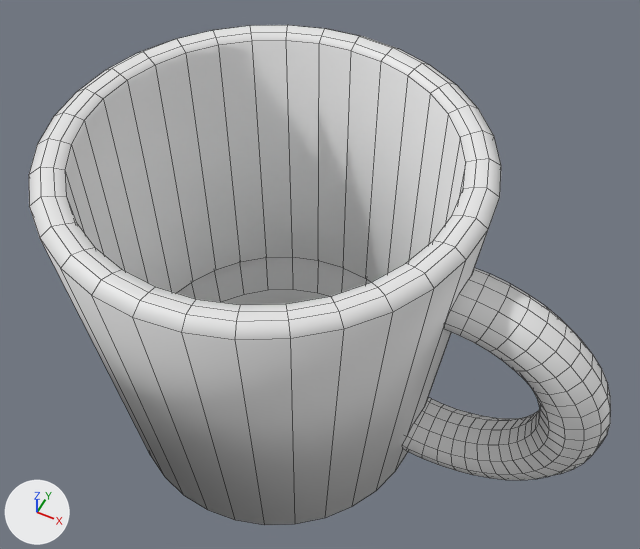
Two versions of the FBX model Assets/Models/Cup.fbx, one commit apart.
Both versions are drawn from a camera (50 mm lens) standing at (1.87, -3.1, 5.33) and looking at (0.26, 0.12, 1.31). The axes (+X, +Y, +Z) are drawn at lower left. The lights are the same throughout. Mesh edges are drawn as thin lines. Where no turn or scale is listed for an object, it has been applied to the vertices. Vertices at the same position are counted once.
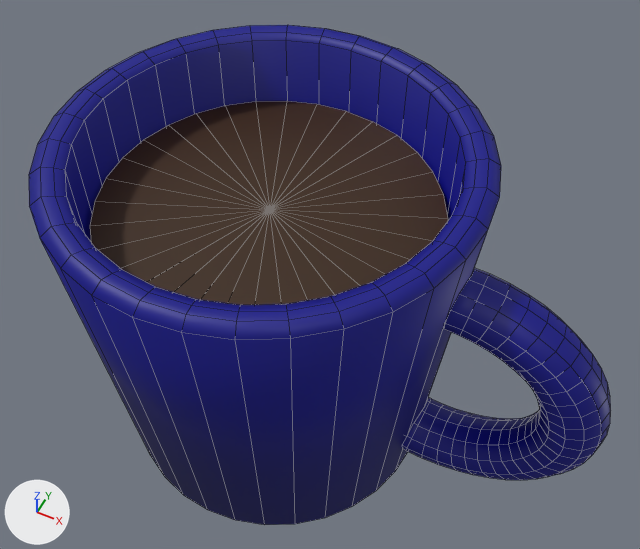
Where the newer file only moved an object's origin or applied its transform, the numbers keep the older frame.

Pixel boxes [x1, y1, x2, y2] of what changed, in the pictures (640 x 549 px):
part 1 of me_torus, added (brown)
    after: [90, 101, 448, 305]
part 2 of me_torus, recoloured (grey to blue)
    both: [29, 25, 611, 525]

The change, as a diff of the scene's bpy script:
```diff
--- a/Assets/Models/Cup.fbx.py
+++ b/Assets/Models/Cup.fbx.py
@@ mat_cup @@
+mat_cup = principled_material('Cup')
+mat_cup.base_color = (0.0, 0.00039, 0.246)  # blue #000188
@@ mat_liquid @@
+mat_liquid = principled_material('Liquid')
+mat_liquid.base_color = (0.0419, 0.0149, 0.00103)  # brown #3a2103
@@ me_torus @@
 # used by ob_torus; location = (1.153, -0.048, 1.079)
-me_torus.from_pydata(...)  # 540 vertices, 488 faces; spans x -2.39..0.96, y -1.19..1.28, z -1.08..1.21
+me_torus.from_pydata(...)  # 573 vertices, 520 faces; spans x -2.39..0.96, y -1.19..1.28, z -1.08..1.21
+# me_torus part 1: a new loose piece of 33 vertices spanning x -2.15..-0.15, y -0.95..1.05, z 0.77, in mat_liquid (brown #3a2103)
+# me_torus part 2: 488 faces spanning x -2.39..0.96, y -1.19..1.28, z -1.08..1.21 switch from no material to mat_cup (blue #000188)
+me_torus.materials.append(mat_liquid)  # brown #3a2103
```
